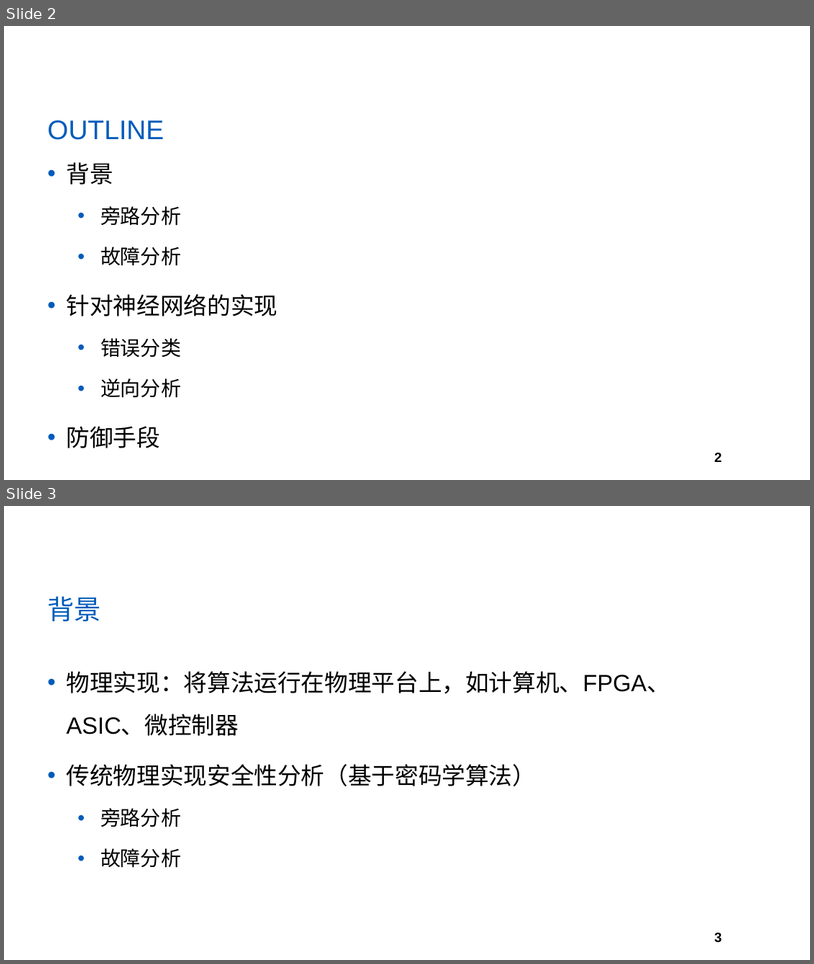
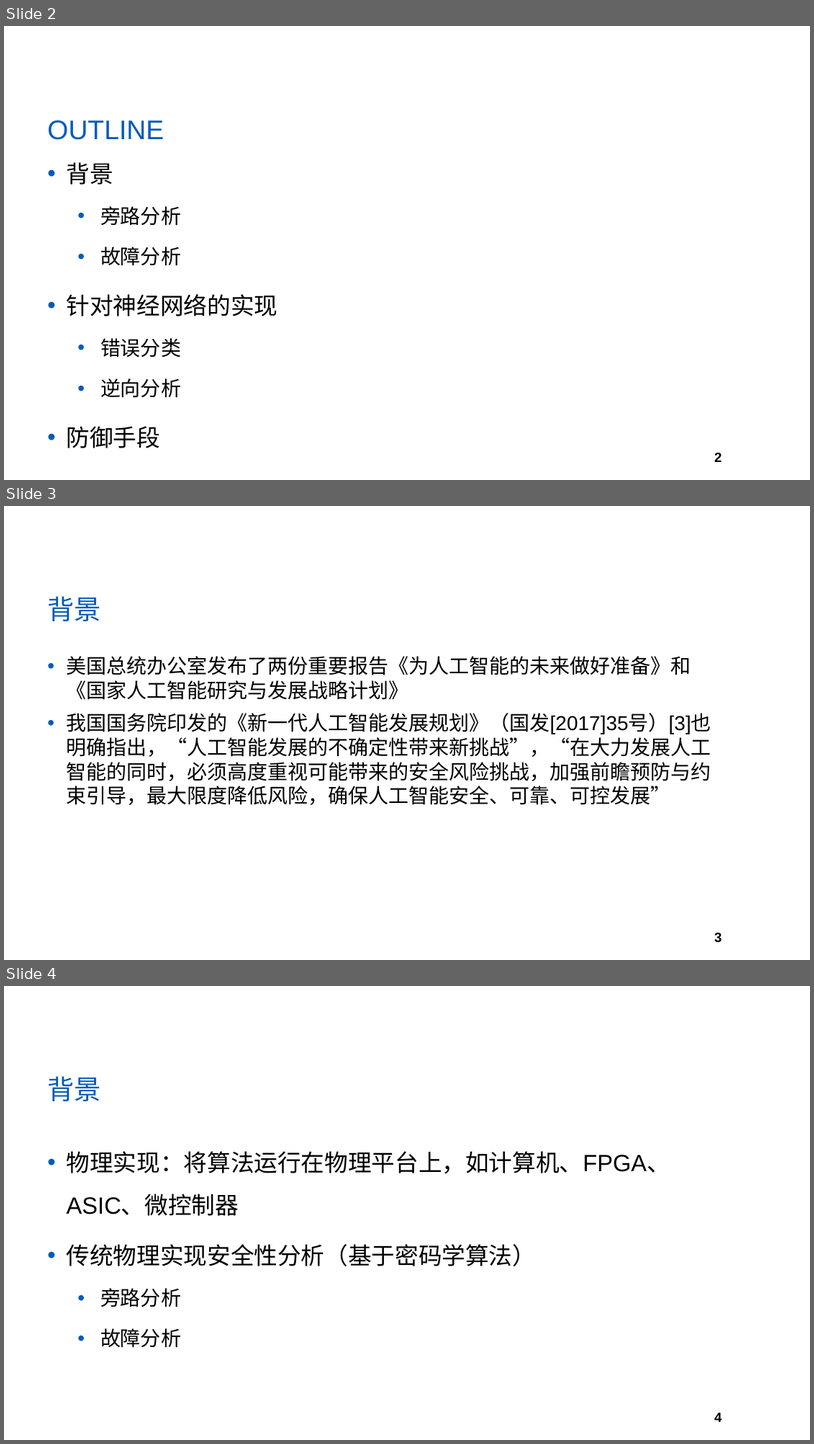
Before and after one commit to yberlin/hello-world, a slide deck: 网络与通信安全/PPT模板.pptx. Shown one above the other, each under a label of ours: slides 2 and 3 before the commit, slides 2, 3 and 4 after it. The pictures are 814x964 and 814x1444 pixels, drawn with LibreOffice and Linux fonts; fonts in the diff are those of the drawing; background and template pictures are left out. Boxes give left, top, right and bottom in pixels: in the first picture for what was removed or moved away, otherwise in the second. Text is boxed around its words. In the diff, an @@ line names an element or a change of style, - is before the commit and + after.

```diff
--- a/网络与通信安全/PPT模板.pptx
+++ b/网络与通信安全/PPT模板.pptx
@@ slide 3 added at box(4, 506, 810, 960), background #FFFFFF; not listed: 1 template element that a slide beside it also shows @@
@@ title added at box(47, 596, 101, 621), 32 pt, text #005BBB @@
+背景
@@ text added at box(67, 656, 712, 805), 24 pt, text #000000 @@
+• 美国总统办公室发布了两份重要报告《为人工智能的未来做好准备》和《国家人工智能研究与发展战略计划》
+• 我国国务院印发的《新一代人工智能发展规划》（国发[2017]35号）[3]也明确指出，“人工智能发展的不确定性带来新挑战”，“在大力发展人工智能的同时，必须高度重视可能带来的安全风险挑战，加强前瞻预防与约束引导，最大限度降低风险，确保人工智能安全、可靠、可控发展”
@@ what was slide 3 is now slide 4 @@
@@ page number at box(715, 1412, 722, 1422): text changed @@
-3
+4
```
Also in this commit, not shown: 7 other files.
